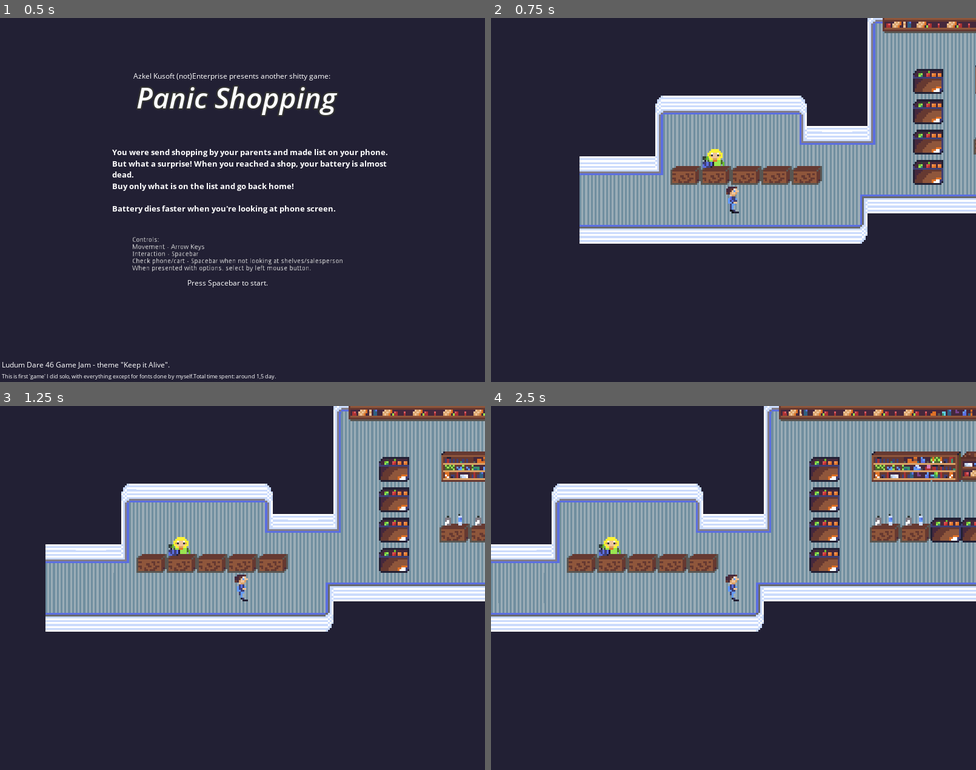
Above: before the commit, frames 1-4 (two rows, left to right).
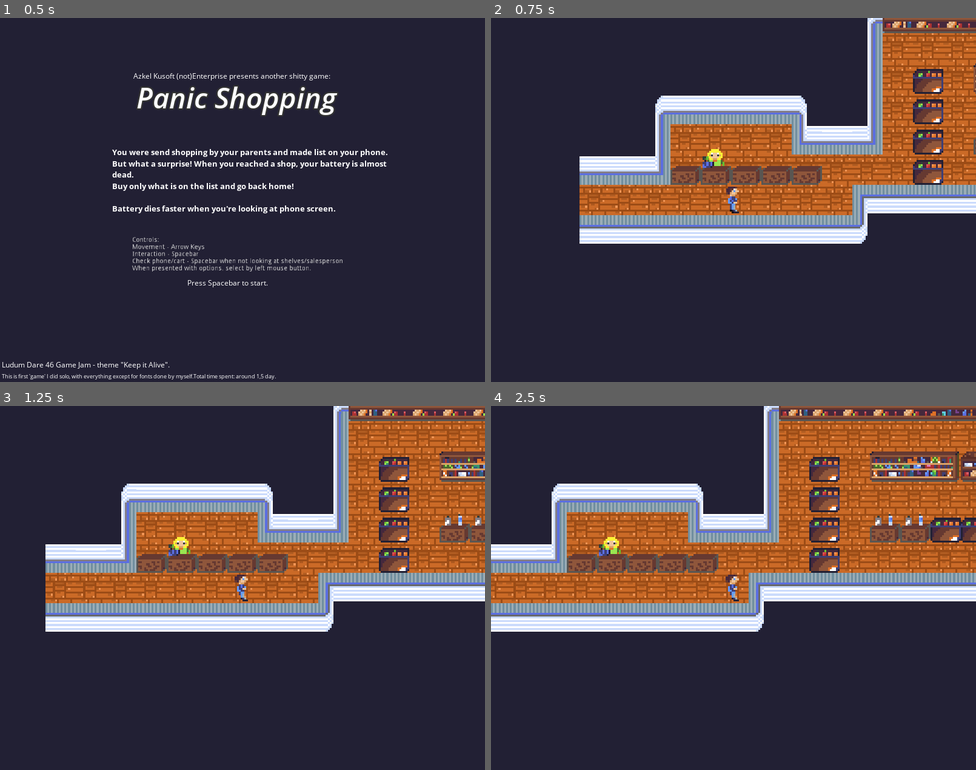
Above: after the commit, the same moments.

Repository: Azkel/LD46Game
Game: Godot game, scene res://scenes/levels/StartScene.tscn
The game is run twice, just before and just after one commit, with the same random seed, the same clock (stepped at 60 frames per second) and the same inputs.
Inputs:
- Up to frame 1 (0.5 s): no input
- Up to frame 2 (0.75 s): tap Space (ui_select) at 0.5 s; hold Right (ui_right) from 0.53 s (still down)
- Up to frame 3 (1.25 s): keep holding Right (ui_right); tap Enter (ui_accept) at 0.77 s
- Up to frame 4 (2.5 s): release Right (ui_right) at 1.28 s; hold Down (ui_down) 1.28-2.03 s; tap Enter (ui_accept) at 1.52, 2 s; hold Right (ui_right) from 2.03 s (still down)

Frame 1 is identical in both runs. In frame 2, 15% of the frame differs, in the area x 18-100%, y 4-55%; in frame 3, 18%; in frame 4, 21%, in the area x 0-100%, y 4-55%.

Commit message:
Floor tilemap adjusted

Diff:
--- a/assets/tilemaps/ShopTileset.tres
+++ b/assets/tilemaps/ShopTileset.tres
@@ -71,6 +71,150 @@
 [sub_resource type="ConvexPolygonShape2D" id=23]
 points = PoolVector2Array( 0, 0, 16, 0, 16, 16, 0, 16 )
 
+[sub_resource type="ConvexPolygonShape2D" id=24]
+points = PoolVector2Array( 0, 0, 16, 0, 16, 16, 0, 16 )
+
+[sub_resource type="ConvexPolygonShape2D" id=25]
+points = PoolVector2Array( 0, 0, 16, 0, 16, 16, 0, 16 )
+
+[sub_resource type="ConvexPolygonShape2D" id=26]
+points = PoolVector2Array( 0, 0, 16, 0, 16, 16, 0, 16 )
+
+[sub_resource type="ConvexPolygonShape2D" id=27]
+points = PoolVector2Array( 0, 0, 16, 0, 16, 16, 0, 16 )
+
+[sub_resource type="ConvexPolygonShape2D" id=28]
+points = PoolVector2Array( 0, 0, 16, 0, 16, 16, 0, 16 )
+
+[sub_resource type="ConvexPolygonShape2D" id=29]
+points = PoolVector2Array( 0, 0, 16, 0, 16, 16, 0, 16 )
+
+[sub_resource type="ConvexPolygonShape2D" id=30]
+points = PoolVector2Array( 0, 0, 16, 0, 16, 16, 0, 16 )
+
+[sub_resource type="ConvexPolygonShape2D" id=31]
+points = PoolVector2Array( 0, 0, 16, 0, 16, 16, 0, 16 )
+
+[sub_resource type="ConvexPolygonShape2D" id=32]
+points = PoolVector2Array( 0, 0, 16, 0, 16, 16, 0, 16 )
+
+[sub_resource type="ConvexPolygonShape2D" id=33]
+points = PoolVector2Array( 0, 0, 16, 0, 16, 16, 0, 16 )
+
+[sub_resource type="ConvexPolygonShape2D" id=34]
+points = PoolVector2Array( 0, 0, 16, 0, 16, 16, 0, 16 )
+
+[sub_resource type="ConvexPolygonShape2D" id=35]
+points = PoolVector2Array( 0, 0, 16, 0, 16, 16, 0, 16 )
+
+[sub_resource type="ConvexPolygonShape2D" id=36]
+points = PoolVector2Array( 0, 0, 16, 0, 16, 16, 0, 16 )
+
+[sub_resource type="ConvexPolygonShape2D" id=37]
+points = PoolVector2Array( 0, 0, 16, 0, 16, 16, 0, 16 )
+
+[sub_resource type="ConvexPolygonShape2D" id=38]
+points = PoolVector2Array( 4, 2, 4, 2, 4, 2, 4, 2 )
+
+[sub_resource type="ConvexPolygonShape2D" id=39]
+points = PoolVector2Array( 4, 2, 4, 2, 4, 2, 4, 2 )
+
+[sub_resource type="ConvexPolygonShape2D" id=40]
+points = PoolVector2Array( 4, 0, 4, 0, 4, 2, 4, 2 )
+
+[sub_resource type="ConvexPolygonShape2D" id=41]
+points = PoolVector2Array( 0, 2, 4, 2, 4, 2, 0, 2 )
+
+[sub_resource type="ConvexPolygonShape2D" id=42]
+points = PoolVector2Array( 0, 2, 4, 2, 4, 2, 0, 2 )
+
+[sub_resource type="ConvexPolygonShape2D" id=43]
+points = PoolVector2Array( 4, 2, 4, 2, 4, 2, 4, 2 )
+
+[sub_resource type="ConvexPolygonShape2D" id=44]
+points = PoolVector2Array( 4, 2, 4, 2, 4, 2, 4, 2 )
+
+[sub_resource type="ConvexPolygonShape2D" id=45]
+points = PoolVector2Array( 0, 2, 4, 2, 4, 2, 0, 2 )
+
+[sub_resource type="ConvexPolygonShape2D" id=46]
+points = PoolVector2Array( 0, 2, 4, 2, 4, 2, 0, 2 )
+
+[sub_resource type="ConvexPolygonShape2D" id=47]
+points = PoolVector2Array( 4, 2, 4, 2, 4, 2, 4, 2 )
+
+[sub_resource type="ConvexPolygonShape2D" id=48]
+points = PoolVector2Array( 4, 2, 4, 2, 4, 2, 4, 2 )
+
+[sub_resource type="ConvexPolygonShape2D" id=49]
+points = PoolVector2Array( 4, 2, 4, 2, 4, 2, 4, 2 )
+
+[sub_resource type="ConvexPolygonShape2D" id=50]
+points = PoolVector2Array( 4, 2, 4, 2, 4, 2, 4, 2 )
+
+[sub_resource type="ConvexPolygonShape2D" id=51]
+points = PoolVector2Array( 4, 2, 4, 2, 4, 2, 4, 2 )
+
+[sub_resource type="ConvexPolygonShape2D" id=52]
+points = PoolVector2Array( 4, 0, 4, 0, 4, 2, 4, 2 )
+
+[sub_resource type="ConvexPolygonShape2D" id=53]
+points = PoolVector2Array( 4, 0, 4, 0, 4, 2, 4, 2 )
+
+[sub_resource type="ConvexPolygonShape2D" id=54]
+points = PoolVector2Array( 4, 0, 4, 0, 4, 2, 4, 2 )
+
+[sub_resource type="ConvexPolygonShape2D" id=55]
+points = PoolVector2Array( 4, 0, 4, 0, 4, 2, 4, 2 )
+
+[sub_resource type="ConvexPolygonShape2D" id=56]
+points = PoolVector2Array( 4, 2, 4, 2, 4, 2, 4, 2 )
+
+[sub_resource type="ConvexPolygonShape2D" id=57]
+points = PoolVector2Array( 4, 2, 4, 2, 4, 2, 4, 2 )
+
+[sub_resource type="ConvexPolygonShape2D" id=58]
+points = PoolVector2Array( 4, 2, 4, 2, 4, 2, 4, 2 )
+
+[sub_resource type="ConvexPolygonShape2D" id=59]
+points = PoolVector2Array( 4, 2, 4, 2, 4, 2, 4, 2 )
+
+[sub_resource type="ConvexPolygonShape2D" id=60]
+points = PoolVector2Array( 4, 0, 4, 0, 4, 2, 4, 2 )
+
+[sub_resource type="ConvexPolygonShape2D" id=61]
+points = PoolVector2Array( 4, 0, 4, 0, 4, 2, 4, 2 )
+
+[sub_resource type="ConvexPolygonShape2D" id=62]
+points = PoolVector2Array( 4, 0, 4, 0, 4, 2, 4, 2 )
+
+[sub_resource type="ConvexPolygonShape2D" id=63]
+points = PoolVector2Array( 4, 0, 4, 0, 4, 2, 4, 2 )
+
+[sub_resource type="ConvexPolygonShape2D" id=64]
+points = PoolVector2Array( 4, 0, 4, 0, 4, 2, 4, 2 )
+
+[sub_resource type="ConvexPolygonShape2D" id=65]
+points = PoolVector2Array( 0, 0, 4, 0, 4, 2, 0, 2 )
+
+[sub_resource type="ConvexPolygonShape2D" id=66]
+points = PoolVector2Array( 4, 0, 4, 0, 4, 2, 4, 2 )
+
+[sub_resource type="ConvexPolygonShape2D" id=67]
+points = PoolVector2Array( 0, 0, 4, 0, 4, 2, 0, 2 )
+
+[sub_resource type="ConvexPolygonShape2D" id=68]
+points = PoolVector2Array( 4, 0, 4, 0, 4, 2, 4, 2 )
+
+[sub_resource type="ConvexPolygonShape2D" id=69]
+points = PoolVector2Array( 4, 0, 4, 0, 4, 2, 4, 2 )
+
+[sub_resource type="ConvexPolygonShape2D" id=70]
+points = PoolVector2Array( 0, 0, 4, 0, 4, 2, 0, 2 )
+
+[sub_resource type="ConvexPolygonShape2D" id=71]
+points = PoolVector2Array( 4, 0, 4, 0, 4, 2, 4, 2 )
+
 [sub_resource type="ConvexPolygonShape2D" id=72]
 points = PoolVector2Array( 0, 0, 16, 0, 16, 16, 0, 16 )
 
@@ -111,150 +255,6 @@
 points = PoolVector2Array( 0, 0, 16, 0, 16, 16, 0, 16 )
 
 [sub_resource type="ConvexPolygonShape2D" id=85]
-points = PoolVector2Array( 0, 0, 16, 0, 16, 16, 0, 16 )
-
-[sub_resource type="ConvexPolygonShape2D" id=24]
-points = PoolVector2Array( 4, 2, 4, 2, 4, 2, 4, 2 )
-
-[sub_resource type="ConvexPolygonShape2D" id=25]
-points = PoolVector2Array( 4, 2, 4, 2, 4, 2, 4, 2 )
-
-[sub_resource type="ConvexPolygonShape2D" id=26]
-points = PoolVector2Array( 4, 0, 4, 0, 4, 2, 4, 2 )
-
-[sub_resource type="ConvexPolygonShape2D" id=27]
-points = PoolVector2Array( 0, 2, 4, 2, 4, 2, 0, 2 )
-
-[sub_resource type="ConvexPolygonShape2D" id=28]
-points = PoolVector2Array( 0, 2, 4, 2, 4, 2, 0, 2 )
-
-[sub_resource type="ConvexPolygonShape2D" id=29]
-points = PoolVector2Array( 4, 2, 4, 2, 4, 2, 4, 2 )
-
-[sub_resource type="ConvexPolygonShape2D" id=30]
-points = PoolVector2Array( 4, 2, 4, 2, 4, 2, 4, 2 )
-
-[sub_resource type="ConvexPolygonShape2D" id=31]
-points = PoolVector2Array( 0, 2, 4, 2, 4, 2, 0, 2 )
-
-[sub_resource type="ConvexPolygonShape2D" id=32]
-points = PoolVector2Array( 0, 2, 4, 2, 4, 2, 0, 2 )
-
-[sub_resource type="ConvexPolygonShape2D" id=33]
-points = PoolVector2Array( 4, 2, 4, 2, 4, 2, 4, 2 )
-
-[sub_resource type="ConvexPolygonShape2D" id=34]
-points = PoolVector2Array( 4, 2, 4, 2, 4, 2, 4, 2 )
-
-[sub_resource type="ConvexPolygonShape2D" id=35]
-points = PoolVector2Array( 4, 2, 4, 2, 4, 2, 4, 2 )
-
-[sub_resource type="ConvexPolygonShape2D" id=36]
-points = PoolVector2Array( 4, 2, 4, 2, 4, 2, 4, 2 )
-
-[sub_resource type="ConvexPolygonShape2D" id=37]
-points = PoolVector2Array( 4, 2, 4, 2, 4, 2, 4, 2 )
-
-[sub_resource type="ConvexPolygonShape2D" id=38]
-points = PoolVector2Array( 4, 0, 4, 0, 4, 2, 4, 2 )
-
-[sub_resource type="ConvexPolygonShape2D" id=39]
-points = PoolVector2Array( 4, 0, 4, 0, 4, 2, 4, 2 )
-
-[sub_resource type="ConvexPolygonShape2D" id=40]
-points = PoolVector2Array( 4, 0, 4, 0, 4, 2, 4, 2 )
-
-[sub_resource type="ConvexPolygonShape2D" id=41]
-points = PoolVector2Array( 4, 0, 4, 0, 4, 2, 4, 2 )
-
-[sub_resource type="ConvexPolygonShape2D" id=42]
-points = PoolVector2Array( 4, 2, 4, 2, 4, 2, 4, 2 )
-
-[sub_resource type="ConvexPolygonShape2D" id=43]
-points = PoolVector2Array( 4, 2, 4, 2, 4, 2, 4, 2 )
-
-[sub_resource type="ConvexPolygonShape2D" id=44]
-points = PoolVector2Array( 4, 2, 4, 2, 4, 2, 4, 2 )
-
-[sub_resource type="ConvexPolygonShape2D" id=45]
-points = PoolVector2Array( 4, 2, 4, 2, 4, 2, 4, 2 )
-
-[sub_resource type="ConvexPolygonShape2D" id=46]
-points = PoolVector2Array( 4, 0, 4, 0, 4, 2, 4, 2 )
-
-[sub_resource type="ConvexPolygonShape2D" id=47]
-points = PoolVector2Array( 4, 0, 4, 0, 4, 2, 4, 2 )
-
-[sub_resource type="ConvexPolygonShape2D" id=48]
-points = PoolVector2Array( 4, 0, 4, 0, 4, 2, 4, 2 )
-
-[sub_resource type="ConvexPolygonShape2D" id=49]
-points = PoolVector2Array( 4, 0, 4, 0, 4, 2, 4, 2 )
-
-[sub_resource type="ConvexPolygonShape2D" id=50]
-points = PoolVector2Array( 4, 0, 4, 0, 4, 2, 4, 2 )
-
-[sub_resource type="ConvexPolygonShape2D" id=51]
-points = PoolVector2Array( 0, 0, 4, 0, 4, 2, 0, 2 )
-
-[sub_resource type="ConvexPolygonShape2D" id=52]
-points = PoolVector2Array( 4, 0, 4, 0, 4, 2, 4, 2 )
-
-[sub_resource type="ConvexPolygonShape2D" id=53]
-points = PoolVector2Array( 0, 0, 4, 0, 4, 2, 0, 2 )
-
-[sub_resource type="ConvexPolygonShape2D" id=54]
-points = PoolVector2Array( 4, 0, 4, 0, 4, 2, 4, 2 )
-
-[sub_resource type="ConvexPolygonShape2D" id=55]
-points = PoolVector2Array( 4, 0, 4, 0, 4, 2, 4, 2 )
-
-[sub_resource type="ConvexPolygonShape2D" id=56]
-points = PoolVector2Array( 0, 0, 4, 0, 4, 2, 0, 2 )
-
-[sub_resource type="ConvexPolygonShape2D" id=57]
-points = PoolVector2Array( 4, 0, 4, 0, 4, 2, 4, 2 )
-
-[sub_resource type="ConvexPolygonShape2D" id=58]
-points = PoolVector2Array( 0, 0, 16, 0, 16, 16, 0, 16 )
-
-[sub_resource type="ConvexPolygonShape2D" id=59]
-points = PoolVector2Array( 0, 0, 16, 0, 16, 16, 0, 16 )
-
-[sub_resource type="ConvexPolygonShape2D" id=60]
-points = PoolVector2Array( 0, 0, 16, 0, 16, 16, 0, 16 )
-
-[sub_resource type="ConvexPolygonShape2D" id=61]
-points = PoolVector2Array( 0, 0, 16, 0, 16, 16, 0, 16 )
-
-[sub_resource type="ConvexPolygonShape2D" id=62]
-points = PoolVector2Array( 0, 0, 16, 0, 16, 16, 0, 16 )
-
-[sub_resource type="ConvexPolygonShape2D" id=63]
-points = PoolVector2Array( 0, 0, 16, 0, 16, 16, 0, 16 )
-
-[sub_resource type="ConvexPolygonShape2D" id=64]
-points = PoolVector2Array( 0, 0, 16, 0, 16, 16, 0, 16 )
-
-[sub_resource type="ConvexPolygonShape2D" id=65]
-points = PoolVector2Array( 0, 0, 16, 0, 16, 16, 0, 16 )
-
-[sub_resource type="ConvexPolygonShape2D" id=66]
-points = PoolVector2Array( 0, 0, 16, 0, 16, 16, 0, 16 )
-
-[sub_resource type="ConvexPolygonShape2D" id=67]
-points = PoolVector2Array( 0, 0, 16, 0, 16, 16, 0, 16 )
-
-[sub_resource type="ConvexPolygonShape2D" id=68]
-points = PoolVector2Array( 0, 0, 16, 0, 16, 16, 0, 16 )
-
-[sub_resource type="ConvexPolygonShape2D" id=69]
-points = PoolVector2Array( 0, 0, 16, 0, 16, 16, 0, 16 )
-
-[sub_resource type="ConvexPolygonShape2D" id=70]
-points = PoolVector2Array( 0, 0, 16, 0, 16, 16, 0, 16 )
-
-[sub_resource type="ConvexPolygonShape2D" id=71]
 points = PoolVector2Array( 0, 0, 16, 0, 16, 16, 0, 16 )
 
 [resource]
@@ -768,16 +768,16 @@
 12/texture = ExtResource( 1 )
 12/tex_offset = Vector2( 0, 0 )
 12/modulate = Color( 1, 1, 1, 1 )
-12/region = Rect2( 48, 16, 48, 48 )
+12/region = Rect2( 48, 16, 48, 64 )
 12/tile_mode = 1
 12/autotile/bitmask_mode = 0
-12/autotile/bitmask_flags = [ Vector2( 0, 0 ), 256, Vector2( 0, 1 ), 260, Vector2( 0, 2 ), 4, Vector2( 1, 0 ), 320, Vector2( 1, 1 ), 325, Vector2( 1, 2 ), 5, Vector2( 2, 0 ), 64, Vector2( 2, 1 ), 65, Vector2( 2, 2 ), 1 ]
+12/autotile/bitmask_flags = [ Vector2( 0, 0 ), 256, Vector2( 0, 1 ), 260, Vector2( 0, 2 ), 4, Vector2( 1, 0 ), 320, Vector2( 1, 1 ), 325, Vector2( 1, 2 ), 5, Vector2( 2, 0 ), 64, Vector2( 2, 1 ), 65, Vector2( 2, 2 ), 1, Vector2( 2, 3 ), 325 ]
 12/autotile/icon_coordinate = Vector2( 1, 1 )
 12/autotile/tile_size = Vector2( 16, 16 )
 12/autotile/spacing = 0
 12/autotile/occluder_map = [  ]
 12/autotile/navpoly_map = [  ]
-12/autotile/priority_map = [  ]
+12/autotile/priority_map = [ Vector3( 1, 1, 4 ) ]
 12/autotile/z_index_map = [  ]
 12/occluder_offset = Vector2( 0, 0 )
 12/navigation_offset = Vector2( 0, 0 )
Not shown: 8 places in assets/tilemaps/ShopTileset.tres that only renumber resources
Binary file changed: assets/tilemaps/gfx/Tilemap01.png
